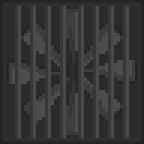
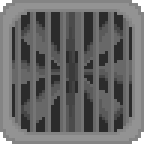
Before/after of a 144 x 144 layered artwork. What changed in the layer stack:
removed layer "Shape 13" over (3, 3, 141, 141)
removed layer "Shape 10" over (0, 0, 144, 144)
added layer "Rounded Rectangle 1" above "Shape 15" over (0, 0, 144, 144)
added layer "#" above "Layer 2 copy 3" over (6, 6, 138, 138)
hid "Layer 2 copy 3" over (6, 6, 138, 138)
painted on "Layer 4" over (0, 0, 144, 144)
